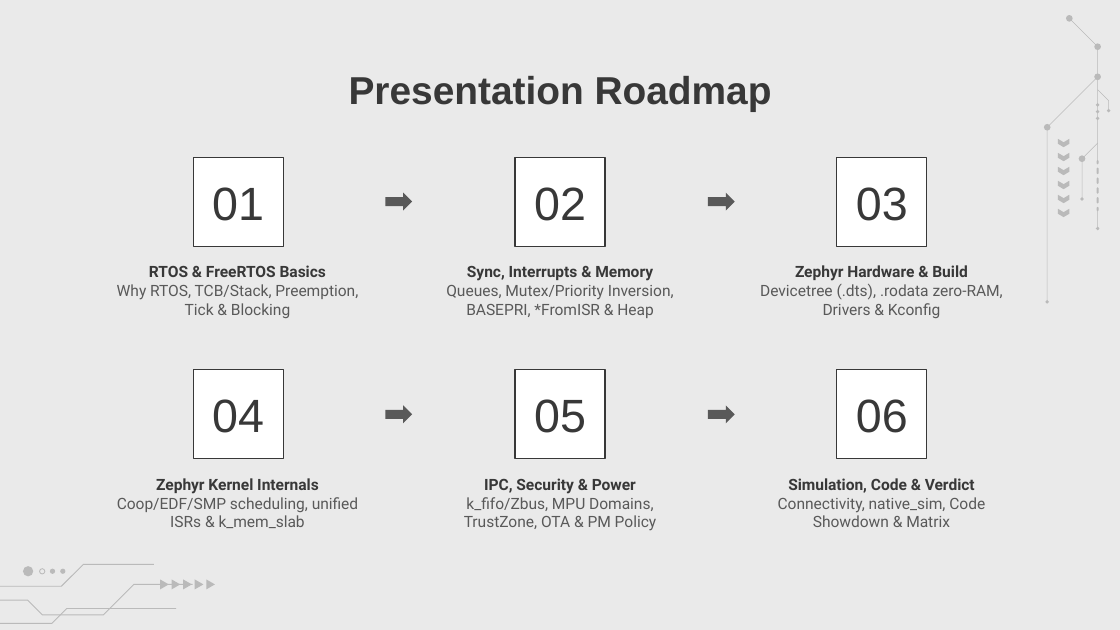
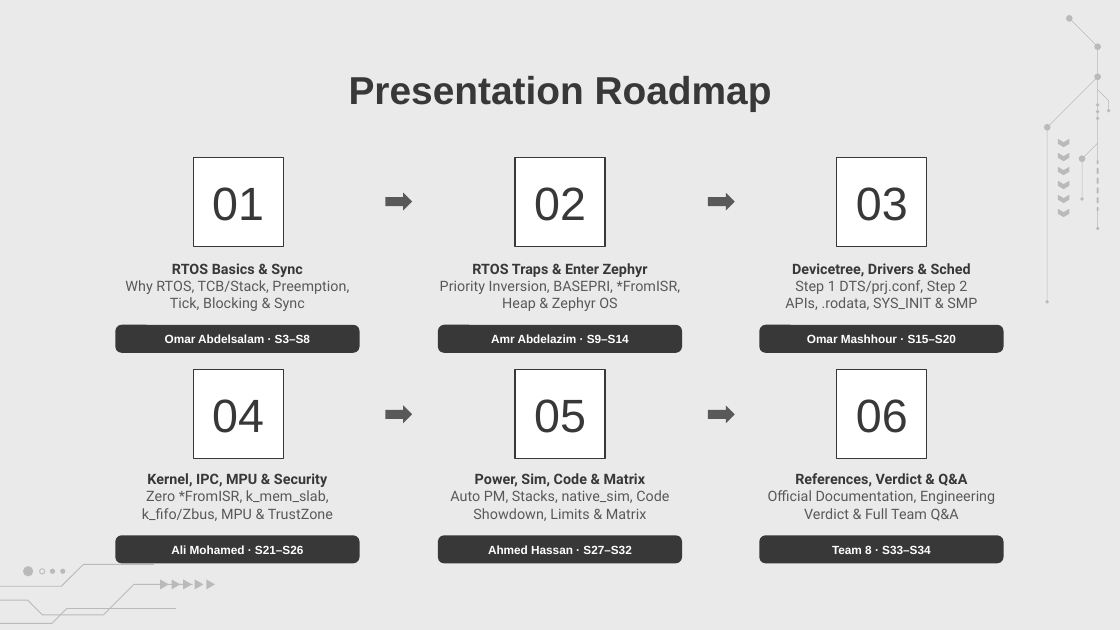
Before and after one commit to amrsaeedcse/zephyr-vs-freertos-presentation, a slide deck: slide 2 of Zephyr_RTOS_vs_FreeRTOS.pptx. Drawn at 1120x630 pixels with LibreOffice and Linux fonts; fonts in the diff are those of the drawing; background and template pictures are left out. Boxes give left, top, right and bottom in pixels: in the first picture for what was removed or moved away, otherwise in the second. Text is boxed around its words. In the diff, an @@ line names an element or a change of style, - is before the commit and + after.

Commit message:
Add Team 8 Cover, fair 5x6 Roadmap & monochrome CSE 421/422 badges

```diff
--- a/Zephyr_RTOS_vs_FreeRTOS.pptx
+++ b/Zephyr_RTOS_vs_FreeRTOS.pptx
@@ subtitle at [125,263,349,311]: text changed; size 10 to 9.2 pt @@
-RTOS & FreeRTOS Basics
-Why RTOS, TCB/Stack, Preemption, Tick & Blocking
+RTOS Basics & Sync
+Why RTOS, TCB/Stack, Preemption, Tick, Blocking & Sync
@@ subtitle at [440,263,681,311]: text changed; size 10 to 9.2 pt @@
-Sync, Interrupts & Memory
-Queues, Mutex/Priority Inversion, BASEPRI, *FromISR & Heap
+RTOS Traps & Enter Zephyr
+Priority Inversion, BASEPRI, *FromISR, Heap & Zephyr OS
@@ subtitle at [785,263,977,310]: text changed; size 10 to 9.2 pt @@
-Zephyr Hardware & Build
-Devicetree (.dts), .rodata zero-RAM, Drivers & Kconfig
+Devicetree, Drivers & Sched
+Step 1 DTS/prj.conf, Step 2 APIs, .rodata, SYS_INIT & SMP
@@ rounded rectangle added at [115,325,360,353], fill #383838, 7.6 pt, text #FFFFFF, bold @@
+Omar Abdelsalam · S3–S8
@@ rounded rectangle added at [438,325,682,353], fill #383838, 7.6 pt, text #FFFFFF, bold @@
+Amr Abdelazim · S9–S14
@@ rounded rectangle added at [759,325,1004,353], fill #383838, 7.6 pt, text #FFFFFF, bold @@
+Omar Mashhour · S15–S20
@@ subtitle at [142,473,333,521]: text changed; size 10 to 9.2 pt @@
-Zephyr Kernel Internals
-Coop/EDF/SMP scheduling, unified ISRs & k_mem_slab
+Kernel, IPC, MPU & Security
+Zero *FromISR, k_mem_slab, k_fifo/Zbus, MPU & TrustZone
@@ subtitle added at [450,473,669,521], 9.2 pt, text #595959 @@
+Power, Sim, Code & Matrix
+Auto PM, Stacks, native_sim, Code Showdown, Limits & Matrix
@@ subtitle removed at [464,478,657,530] @@
-IPC, Security & Power
-k_fifo/Zbus, MPU Domains, TrustZone, OTA & PM Policy
@@ subtitle added at [768,473,995,521], 9.2 pt, text #595959 @@
+References, Verdict & Q&A
+Official Documentation, Engineering Verdict & Full Team Q&A
@@ subtitle removed at [778,478,985,527] @@
-Simulation, Code & Verdict
-Connectivity, native_sim, Code Showdown & Matrix
@@ rounded rectangle added at [115,535,360,563], fill #383838, 7.6 pt, text #FFFFFF, bold @@
+Ali Mohamed · S21–S26
@@ rounded rectangle added at [438,535,682,563], fill #383838, 7.6 pt, text #FFFFFF, bold @@
+Ahmed Hassan · S27–S32
@@ rounded rectangle added at [759,535,1004,563], fill #383838, 7.6 pt, text #FFFFFF, bold @@
+Team 8 · S33–S34
```
Also in this commit, not shown: 11 other slides changed, 4 other files.
